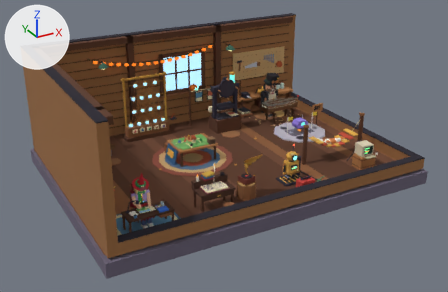
A saved change to the glTF model public/models/workshop.glb.
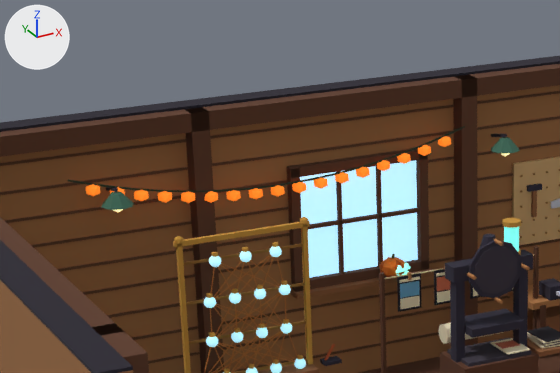
The first picture shows the older version from a camera (50 mm lens) standing at (-12.62, -23.2, 12.17) and looking at (-0.17, -0.56, 0.85). The close-ups show the older and then the newer version on the part from 14% to 55% of the width and 0% to 42% of the height of that picture. Only the edits that show in the close-ups are written down. The lights are fixed; the arrows at upper left show +X, +Y and +Z. Where no turn or scale is listed for an object, it has been applied to the vertices.

Before the edit, the objects in view are built like this:
```python
ob_network_frame = bpy.data.objects.new('network_frame', me_network_frame)
ob_network_frame.location = (-2.0, 4.1, 0.0)
ob_press_frame = bpy.data.objects.new('press_frame', me_press_frame)
ob_press_frame.location = (1.9, 3.1, 0.0)
ob_press_plate = bpy.data.objects.new('press_plate', me_press_plate)
ob_press_plate.location = (1.9, 3.1, 1.25)
# also in view: 'led_jack.001' at (0.91, 4.66, 1.95); 'pumpkin_lights_wire' at (-1.15, 4.7, 3.92); 'wall_lamp' at (-3.9, 4.63, 3.83); 'press_wheel' at (1.9, 2.81, 2.25); 'window_frame' at (0.4, 4.82, 2.76)
```
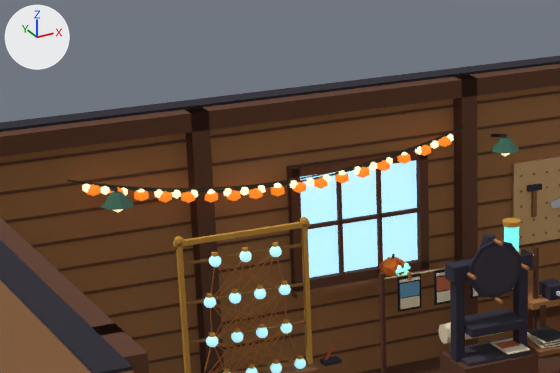
What changed in the scene script:
```text
Add ob_workshop_lights_wire:
    ob_workshop_lights_wire = bpy.data.objects.new('workshop_lights_wire', me_workshop_lights_wire)  # 192 vertices, 288 faces; spans x -4.6..2.3, y 4.69..4.71, z 3.69..4.21; in mat_c_2a3a2a (dark green #2a3a2a)
    ob_workshop_lights_wire.location = (0.0, 0.0, 0.0)
Add ob_workshop_lights_9_001:
    ob_workshop_lights_9_001 = bpy.data.objects.new('workshop_lights_9.001', me_workshop_lights_9)  # an icosphere of 20 faces spanning x -0.072..0.072, y -0.068..0.068, z -0.08..0.08; in mat_glow_fff0c8 (beige #fff0c8, glowing beige #fff0c8)
    ob_workshop_lights_9_001.location = (-1.73, 4.7, 3.63)
Add ob_workshop_lights_8_001:
    ob_workshop_lights_8_001 = bpy.data.objects.new('workshop_lights_8.001', me_workshop_lights_9.copy())
    ob_workshop_lights_8_001.location = (-2.01, 4.7, 3.65)
Add ob_workshop_lights_7_001:
    ob_workshop_lights_7_001 = bpy.data.objects.new('workshop_lights_7.001', me_workshop_lights_9.copy())
    ob_workshop_lights_7_001.location = (-2.3, 4.7, 3.68)
Add ob_workshop_lights_6_001:
    ob_workshop_lights_6_001 = bpy.data.objects.new('workshop_lights_6.001', me_workshop_lights_9.copy())
    ob_workshop_lights_6_001.location = (-2.59, 4.7, 3.71)
Add ob_workshop_lights_5_001:
    ob_workshop_lights_5_001 = bpy.data.objects.new('workshop_lights_5.001', me_workshop_lights_9.copy())
    ob_workshop_lights_5_001.location = (-2.88, 4.7, 3.74)
Add ob_workshop_lights_4_001:
    ob_workshop_lights_4_001 = bpy.data.objects.new('workshop_lights_4.001', me_workshop_lights_9.copy())
    ob_workshop_lights_4_001.location = (-3.16, 4.7, 3.79)
Add ob_workshop_lights_3_001:
    ob_workshop_lights_3_001 = bpy.data.objects.new('workshop_lights_3.001', me_workshop_lights_9.copy())
    ob_workshop_lights_3_001.location = (-3.45, 4.7, 3.84)
Add ob_workshop_lights_22_001:
    ob_workshop_lights_22_001 = bpy.data.objects.new('workshop_lights_22.001', me_workshop_lights_9.copy())
    ob_workshop_lights_22_001.location = (2.01, 4.7, 4.04)
Add ob_workshop_lights_21_001:
    ob_workshop_lights_21_001 = bpy.data.objects.new('workshop_lights_21.001', me_workshop_lights_9.copy())
    ob_workshop_lights_21_001.location = (1.73, 4.7, 3.97)
Add ob_workshop_lights_20_001:
    ob_workshop_lights_20_001 = bpy.data.objects.new('workshop_lights_20.001', me_workshop_lights_9.copy())
    ob_workshop_lights_20_001.location = (1.44, 4.7, 3.9)
Add ob_workshop_lights_2_001:
    ob_workshop_lights_2_001 = bpy.data.objects.new('workshop_lights_2.001', me_workshop_lights_9.copy())
    ob_workshop_lights_2_001.location = (-3.74, 4.7, 3.9)
Add ob_workshop_lights_18_001:
    ob_workshop_lights_18_001 = bpy.data.objects.new('workshop_lights_18.001', me_workshop_lights_9.copy())
    ob_workshop_lights_18_001.location = (0.86, 4.7, 3.79)
Add ob_workshop_lights_17_001:
    ob_workshop_lights_17_001 = bpy.data.objects.new('workshop_lights_17.001', me_workshop_lights_9.copy())
    ob_workshop_lights_17_001.location = (0.57, 4.7, 3.74)
Add ob_workshop_lights_16_001:
    ob_workshop_lights_16_001 = bpy.data.objects.new('workshop_lights_16.001', me_workshop_lights_9.copy())
    ob_workshop_lights_16_001.location = (0.29, 4.7, 3.71)
Add ob_workshop_lights_15_001:
    ob_workshop_lights_15_001 = bpy.data.objects.new('workshop_lights_15.001', me_workshop_lights_9.copy())
    ob_workshop_lights_15_001.location = (0.0, 4.7, 3.68)
Add ob_workshop_lights_14_001:
    ob_workshop_lights_14_001 = bpy.data.objects.new('workshop_lights_14.001', me_workshop_lights_9.copy())
    ob_workshop_lights_14_001.location = (-0.29, 4.7, 3.65)
Add ob_workshop_lights_13_001:
    ob_workshop_lights_13_001 = bpy.data.objects.new('workshop_lights_13.001', me_workshop_lights_9.copy())
    ob_workshop_lights_13_001.location = (-0.57, 4.7, 3.63)
Add ob_workshop_lights_12_001:
    ob_workshop_lights_12_001 = bpy.data.objects.new('workshop_lights_12.001', me_workshop_lights_9.copy())
    ob_workshop_lights_12_001.location = (-0.86, 4.7, 3.62)
Add ob_workshop_lights_11_001:
    ob_workshop_lights_11_001 = bpy.data.objects.new('workshop_lights_11.001', me_workshop_lights_9.copy())
    ob_workshop_lights_11_001.location = (-1.15, 4.7, 3.62)
Add ob_workshop_lights_10_001:
    ob_workshop_lights_10_001 = bpy.data.objects.new('workshop_lights_10.001', me_workshop_lights_9.copy())
    ob_workshop_lights_10_001.location = (-1.44, 4.7, 3.62)
Add ob_workshop_lights_1_001:
    ob_workshop_lights_1_001 = bpy.data.objects.new('workshop_lights_1.001', me_workshop_lights_9.copy())
    ob_workshop_lights_1_001.location = (-4.03, 4.7, 3.97)
Add ob_workshop_lights_0_001:
    ob_workshop_lights_0_001 = bpy.data.objects.new('workshop_lights_0.001', me_workshop_lights_9.copy())
    ob_workshop_lights_0_001.location = (-4.31, 4.7, 4.04)
```

Pixel boxes [x1, y1, x2, y2] of what changed, in the close-ups (560 x 373 px):
'workshop_lights_wire', added: after [79, 129, 457, 190]
'workshop_lights_1.001', added: after [101, 186, 110, 195]
'workshop_lights_5.001', added: after [172, 190, 181, 199]
'workshop_lights_9.001', added: after [240, 187, 249, 196]
'workshop_lights_4.001', added: after [154, 189, 163, 198]
'workshop_lights_0.001', added: after [82, 184, 91, 192]
'workshop_lights_13.001', added: after [306, 177, 314, 186]
'workshop_lights_17.001', added: after [369, 162, 377, 170]
'workshop_lights_8.001', added: after [223, 188, 232, 197]
'workshop_lights_21.001', added: after [430, 140, 439, 149]
'workshop_lights_12.001', added: after [290, 180, 298, 189]
'workshop_lights_16.001', added: after [353, 166, 361, 175]
'workshop_lights_10.001', added: after [257, 185, 265, 193]
'workshop_lights_14.001', added: after [322, 174, 330, 182]
'workshop_lights_20.001', added: after [415, 146, 422, 155]
'workshop_lights_6.001', added: after [191, 190, 198, 198]
'workshop_lights_18.001', added: after [386, 157, 393, 165]
'workshop_lights_11.001', added: after [274, 183, 282, 188]
'workshop_lights_2.001', added: after [121, 187, 128, 196]
'workshop_lights_22.001', added: after [447, 134, 454, 141]
'workshop_lights_7.001', added: after [207, 189, 215, 194]
'workshop_lights_15.001', added: after [338, 170, 346, 175]
'workshop_lights_3.001', added: after [137, 189, 145, 192]
